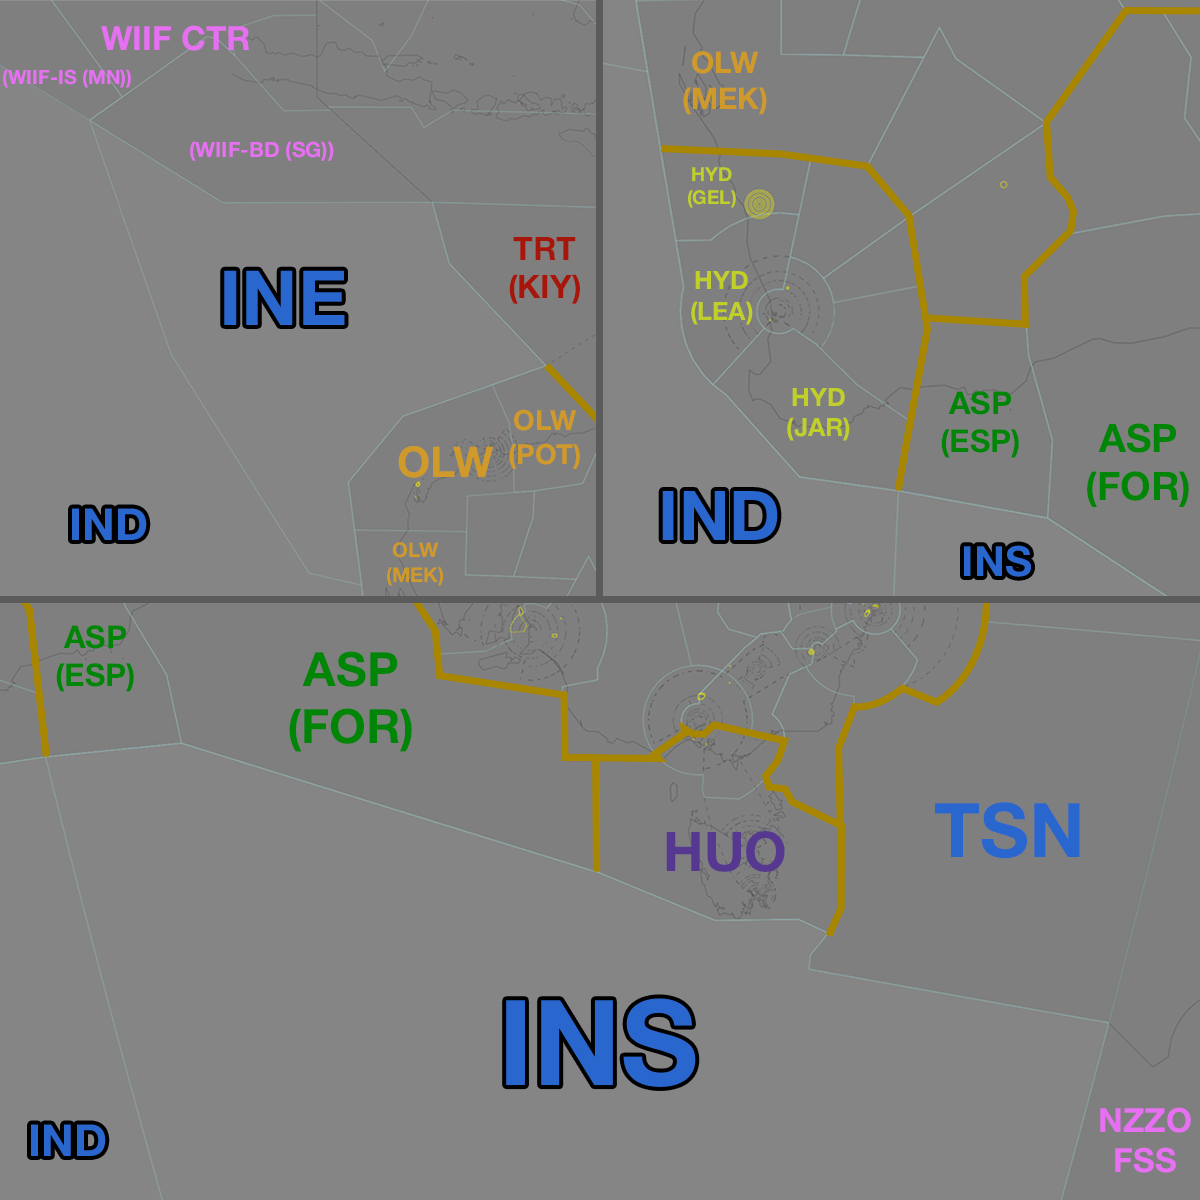
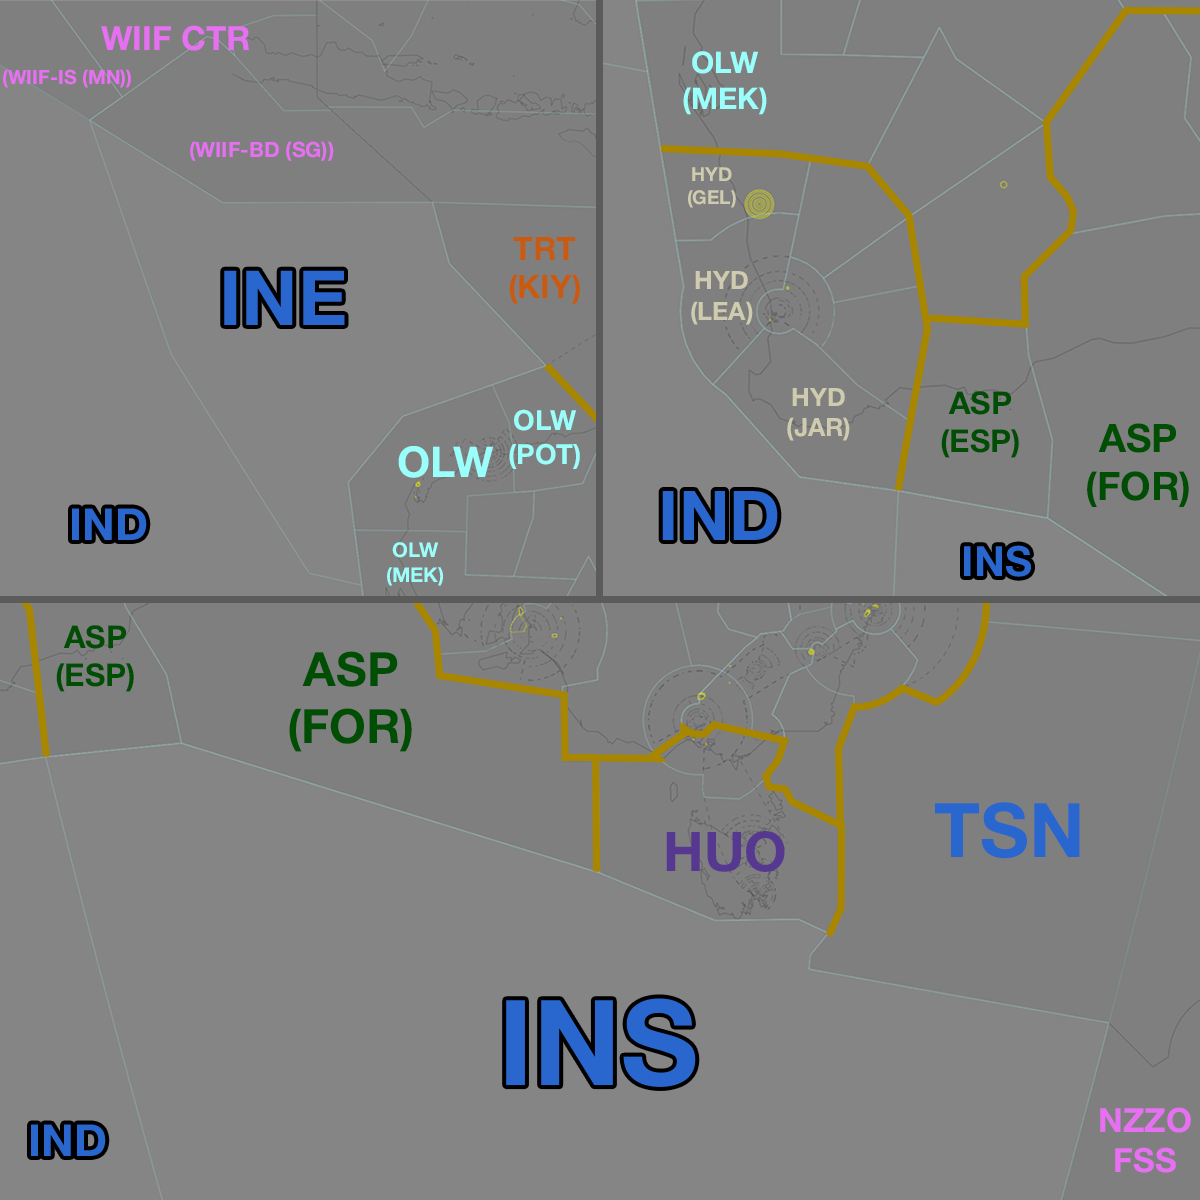
The second 1200 x 1200 image is a revision of the first. Changes to its layers:
painted on "ASP (FOR)" (1st of 2) over 1087, 423, 1189, 507
painted on "Shape 13" over 599, 849, 601, 868
painted on "OLW" over 398, 446, 494, 478
painted on "TRT (KIY)" over 509, 237, 580, 304
painted on "OLW (POT)" over 509, 409, 580, 469
painted on "OLW (MEK)" (1st of 2) over 387, 542, 443, 586
painted on "OLW (MEK)" (2nd of 2) over 683, 51, 767, 115
painted on "HYD (GEL)" over 688, 167, 736, 208
painted on "HYD (LEA)" over 691, 271, 753, 325
painted on "HYD (JAR)" over 787, 388, 850, 441
painted on "ASP (ESP)" (1st of 2) over 56, 625, 134, 692
painted on "ASP (ESP)" (2nd of 2) over 941, 391, 1019, 458
painted on "ASP (FOR)" (2nd of 2) over 289, 651, 412, 752